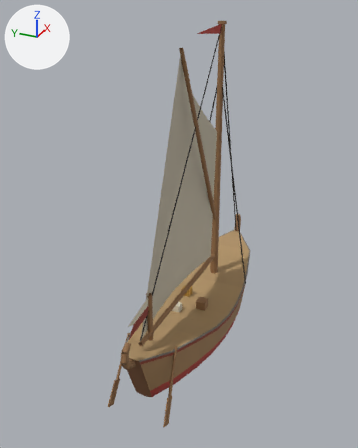
Renders of the glTF model public/harbour/kit/hull_other_sprit_small.glb from each side of a commit.
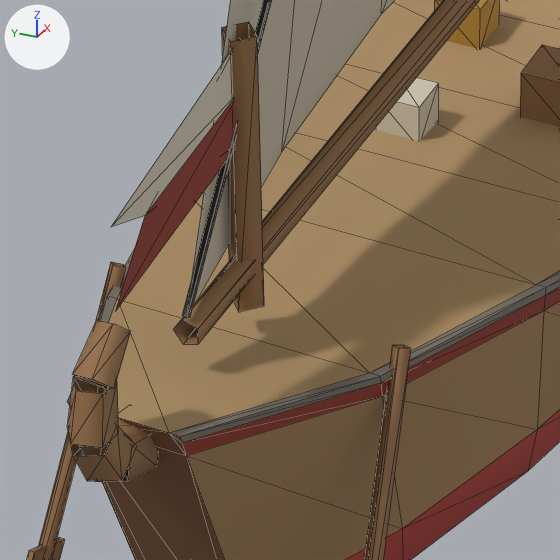
Each version appears first whole from a 50 mm lens placed at (-14.93, -6.03, 11.51), pointed at (-0.65, 0.39, 4.37), and next in a close-up on the part from 31% to 57% of the width and 65% to 85% of the height. Every picture has the same lights, and +X, +Y and +Z are marked at upper left. The older version's two pictures come first. The close-ups show mesh edges as thin lines. Where no turn or scale is listed for an object, it has been applied to the vertices. Vertices at exactly the same position are counted once.

The first close-up shows 'boom_spar', 'deck', 'flag', 'hull', 'mast', 'sail_main'.
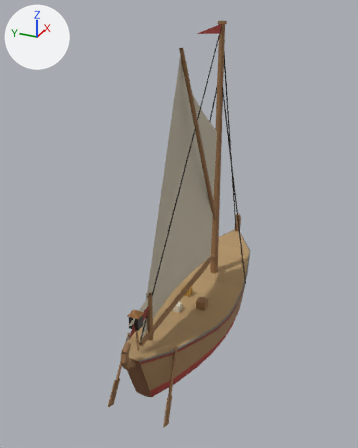
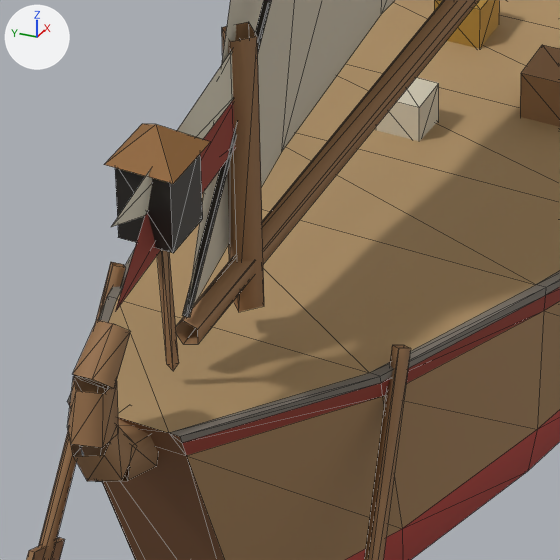
Where the newer file only moved an object's origin or applied its transform, the numbers keep the older frame.

Where the change shows, as pixel boxes (x1, y1, x2, y2) in the close-ups (560 x 560 px):
'stern_lantern_glass', added
    after: (115, 153, 203, 253)
part 1 of me_deck, added
    after: (104, 124, 210, 371)

The change, as a list of edits to the scene's bpy script:
```text
Add mat_hb_emissive:
    mat_hb_emissive = bpy.data.materials.new('hb_emissive')
    # nodes: BsdfPrincipled, Mix, OutputMaterial, VertexColor
    # colours: white #e7e7e7, mixed with the vertex colours
Change me_deck:
    used by ob_deck; location = (-2.251, 0.0, 0.532)
    remove me_deck.from_pydata(...)  # 56 vertices, 70 faces; spans x -2.61..2.61, y -1.04..1.04, z -1.13..1.13
    add me_deck.from_pydata(...)  # 71 vertices, 82 faces; spans x -2.61..2.61, y -1.04..1.04, z -1.13..2.84
    me_deck part 1
    15 vertices are added at x -2.5..-2.12, y -0.19..0.19, z 1.37..2.84
    12 new faces join them
Add me_stern_lantern_glass:
    me_stern_lantern_glass.from_pydata(...)  # 8 vertices, 8 faces; spans x -0.15..0.15, y -0.15..0.15, z -0.217..0.217
    me_stern_lantern_glass.materials.append(mat_hb_emissive)
Add ob_stern_lantern_glass:
    ob_stern_lantern_glass = bpy.data.objects.new('stern_lantern_glass', me_stern_lantern_glass)
    ob_stern_lantern_glass.location = (-4.56, 0.0, 2.991)
```
